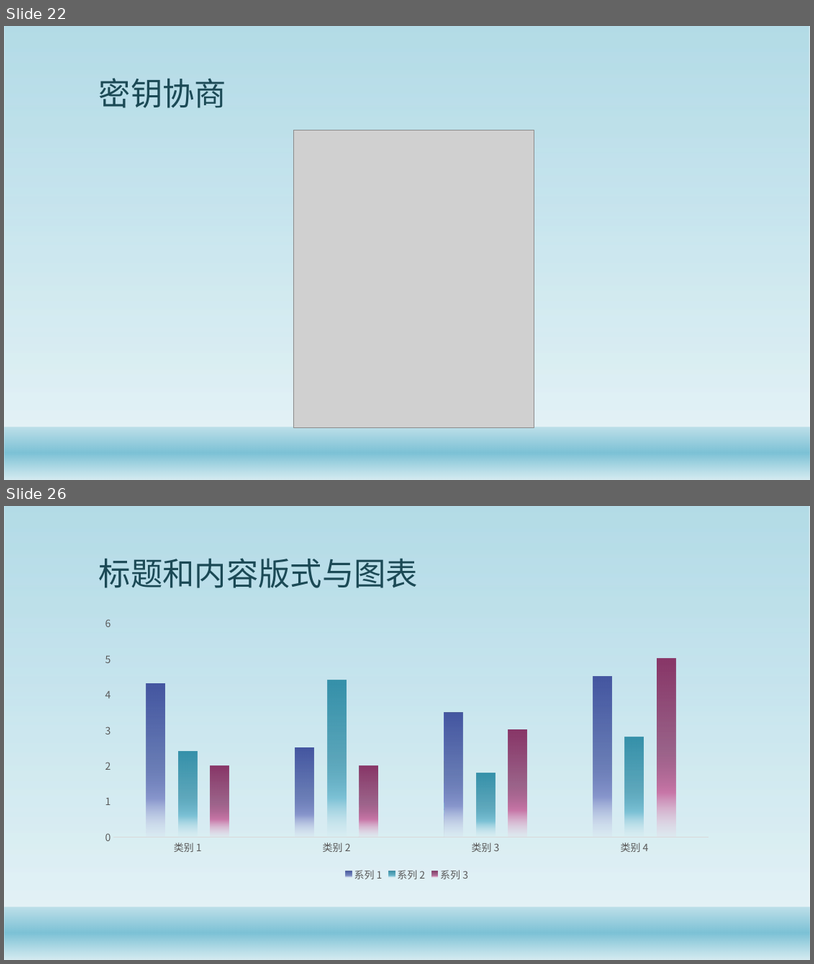
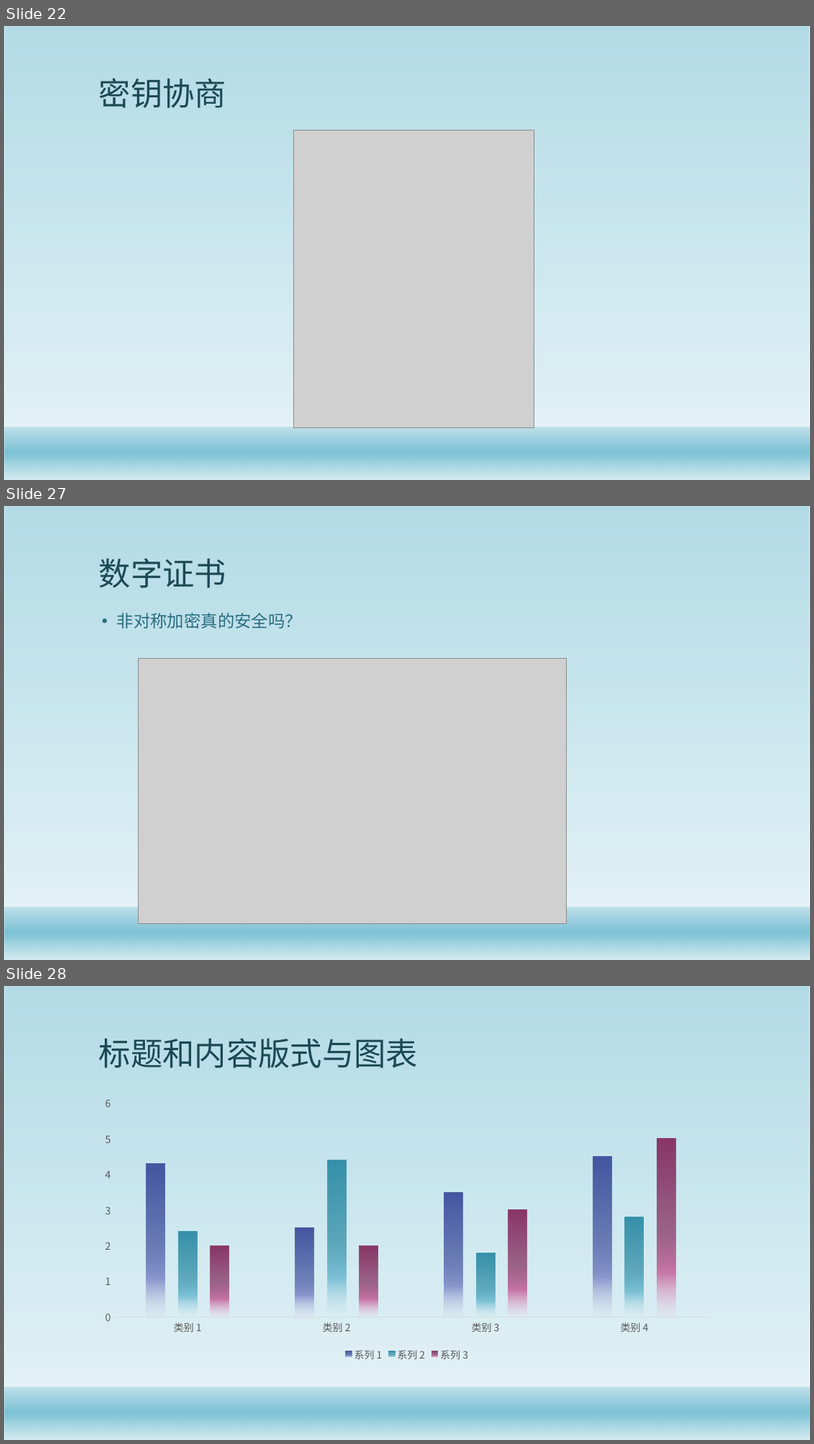
Before and after one commit to gaozhuo/java-security-doc, a slide deck: Java安全架构.pptx. Shown one above the other, each under a label of ours: slides 22 and 26 before the commit, slides 22, 27 and 28 after it; the slides between them are not shown. The pictures are 814x964 and 814x1444 pixels, drawn with LibreOffice and Linux fonts; fonts in the diff are those of the drawing; grey boxes stand for pictures; background and template pictures are left out. Boxes give left, top, right and bottom in pixels: in the first picture for what was removed or moved away, otherwise in the second. Text is boxed around its words. In the diff, an @@ line names an element or a change of style, - is before the commit and + after.

```diff
--- a/Java安全架构.pptx
+++ b/Java安全架构.pptx
@@ slide 27 added at bbox=[4, 506, 810, 960], background #FFFFFF; not listed: 2 template elements that a slide beside it also shows @@
@@ title added at bbox=[99, 558, 226, 588], 38 pt, text #1B4855 @@
+数字证书
@@ text added at bbox=[117, 613, 302, 628], 20 pt, text #296D7F @@
+• 非对称加密真的安全吗？
@@ picture added at bbox=[139, 658, 566, 923] @@
@@ what was slide 26 is now slide 28 @@
```
Also in this commit, not shown: 3 slides changed, 1 other slide added, 2 other files.
